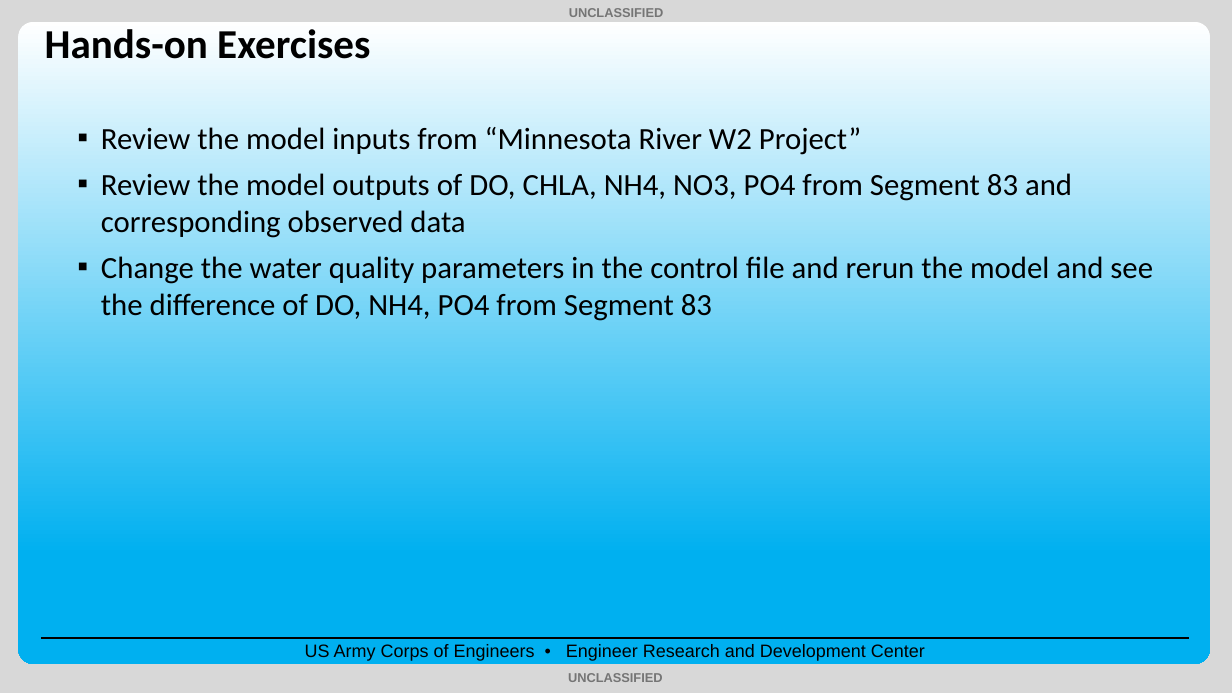
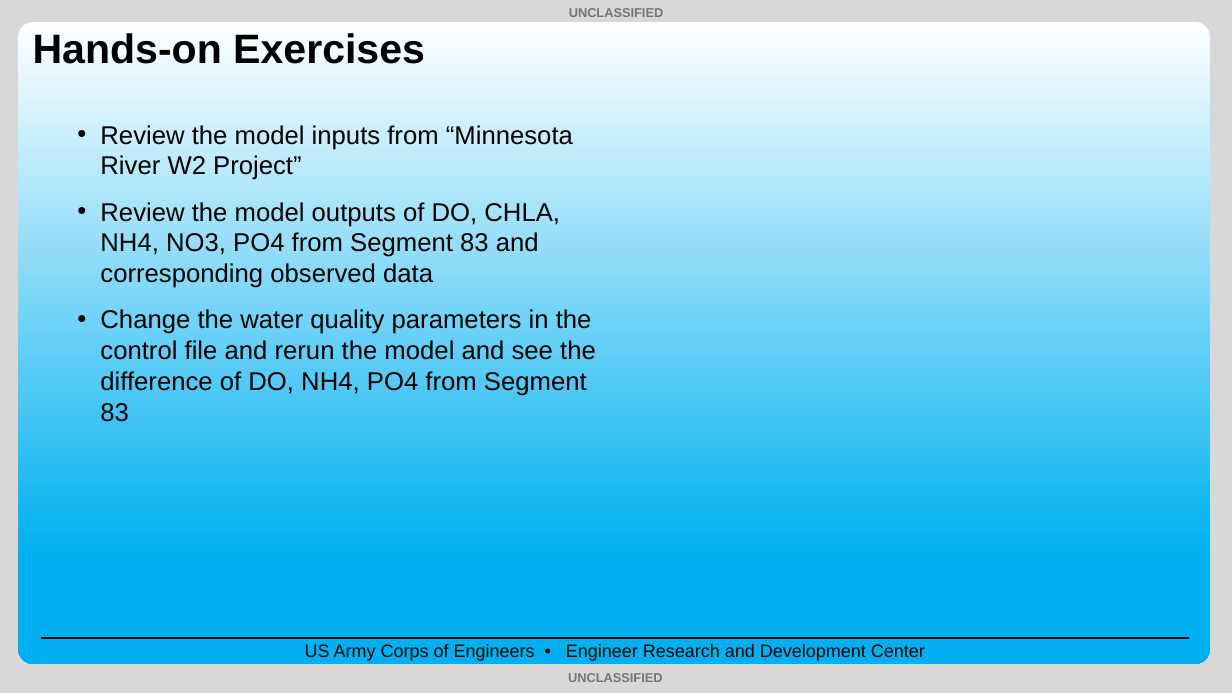
Before and after one commit to EcohydrologyTeam/CE-QUAL-W2-Workshop-2025, a slide deck: slide 23 of Lectures/2.08_Lecture_Calibration_and_Validation_Sep2025_TS.pptx. Drawn at 1232x693 pixels with LibreOffice and Linux fonts; fonts in the diff are those of the drawing; background and template pictures are left out. Boxes give left, top, right and bottom in pixels: in the first picture for what was removed or moved away, otherwise in the second. Text is boxed around its words. In the diff, an @@ line names an element or a change of style, - is before the commit and + after.

```diff
--- a/Lectures/2.08_Lecture_Calibration_and_Validation_Sep2025_TS.pptx
+++ b/Lectures/2.08_Lecture_Calibration_and_Validation_Sep2025_TS.pptx
@@ title "Hands-on Exercises": place and size @@
-title "Hands-on Exercises" at [45, 29, 370, 59]
+title "Hands-on Exercises" at [33, 33, 425, 64]
@@ title "Hands-on Exercises" at [33, 33, 425, 64]: font Calibri to Arial @@
@@ text "Review the model inputs from ..." at [100, 125, 596, 422]: size 24 to 20 pt, font Calibri to Arial; bullet ▪ to •; more space between paragraphs; columns 1 to 2 @@
```
Also in this commit, not shown: 22 other slides changed, 8 other files.
